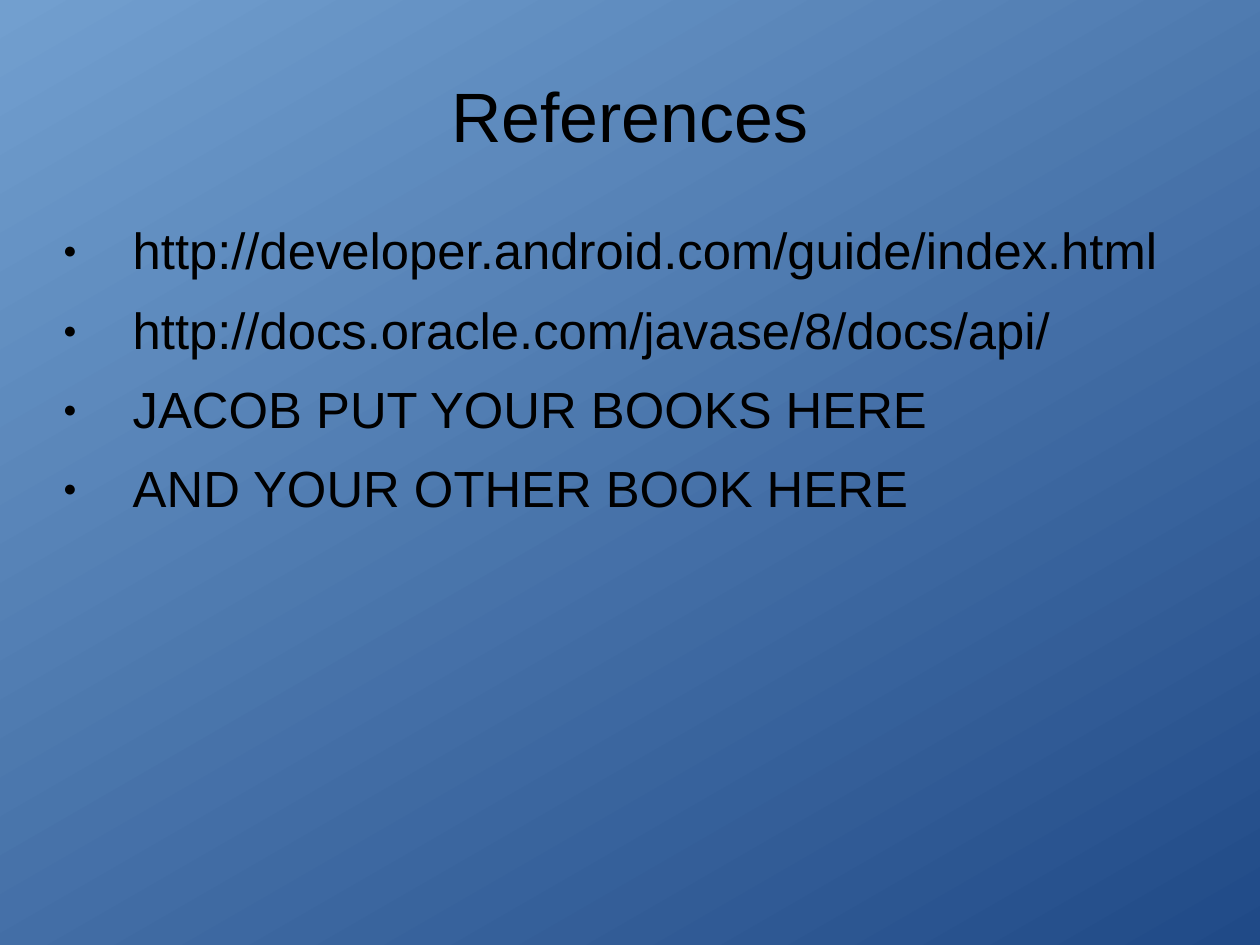
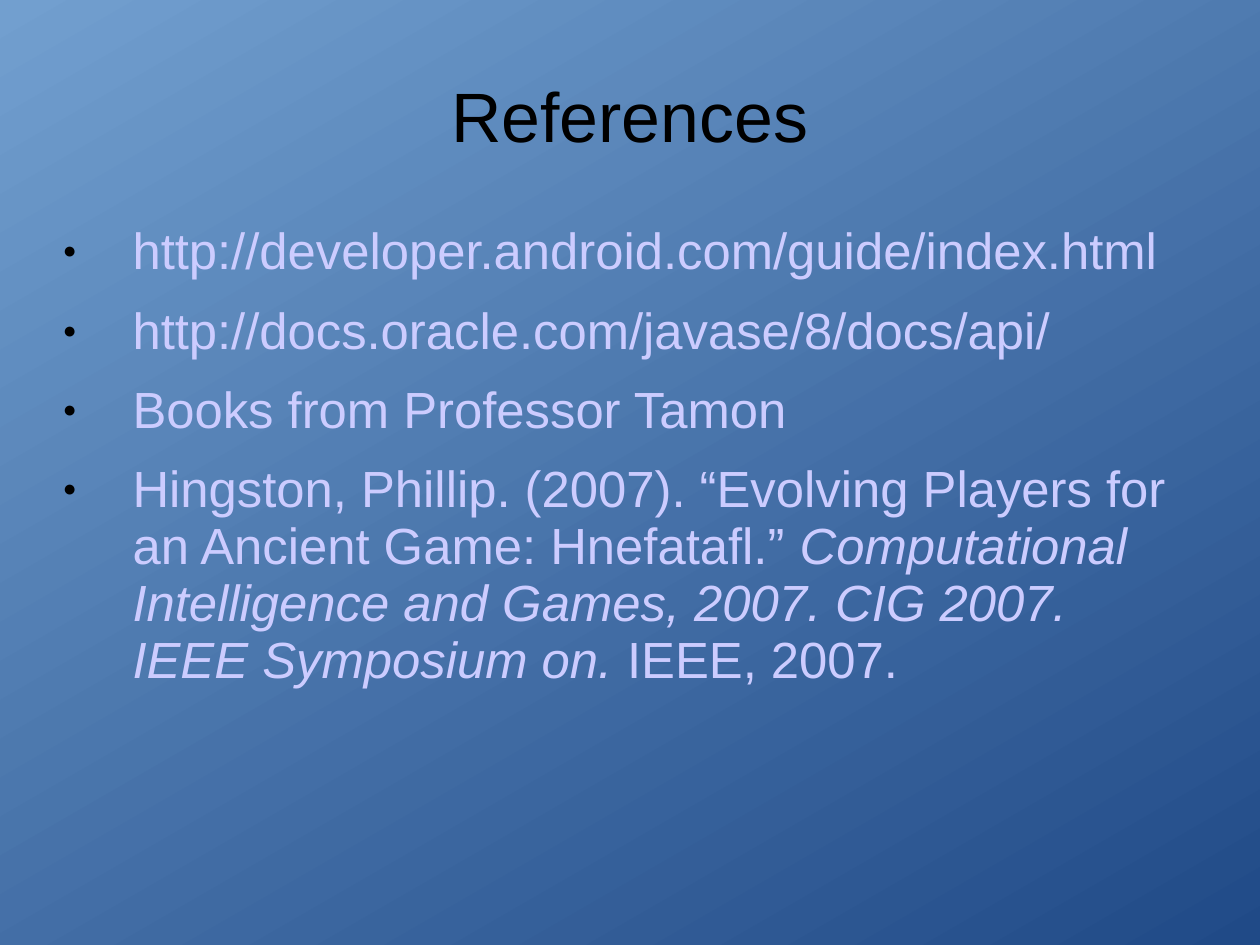
Before and after one commit to bruskajp/Hnefatafl, a slide deck: slide 13 of FinalProject.ppt (slide 11 before the commit). Drawn at 1260x945 pixels with LibreOffice and Linux fonts; fonts in the diff are those of the drawing. Boxes give left, top, right and bottom in pixels: in the first picture for what was removed or moved away, otherwise in the second. Text is boxed around its words. In the diff, an @@ line names an element or a change of style, - is before the commit and + after.

```diff
--- a/FinalProject.ppt
+++ b/FinalProject.ppt
@@ text at [133,232,1157,359]: text colour #000000 to #CCCCFF in "http://developer.android.com/guide/index.html", "http://docs.oracle.com/javase/8/docs/api/" @@
@@ text at [133,391,1165,688]: text changed; text colour #000000 to #CCCCFF @@
-● JACOB PUT YOUR BOOKS HERE
-● AND YOUR OTHER BOOK HERE
+● Books from Professor Tamon
+● Hingston, Phillip. (2007). “Evolving Players for an Ancient Game: Hnefatafl.” Computational Intelligence and Games, 2007. CIG 2007. IEEE Symposium on. IEEE, 2007.
```
Also in this commit, not shown: 1 other slide changed, 4 slides added, 2 slides removed.
